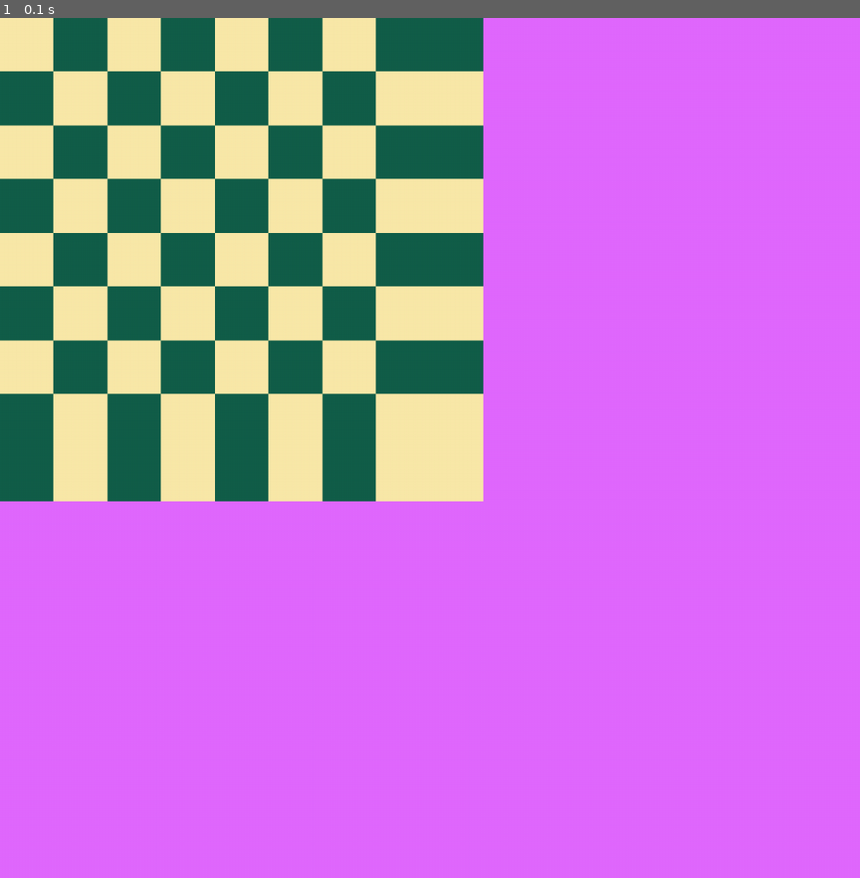
Above: before the commit, frame 1.
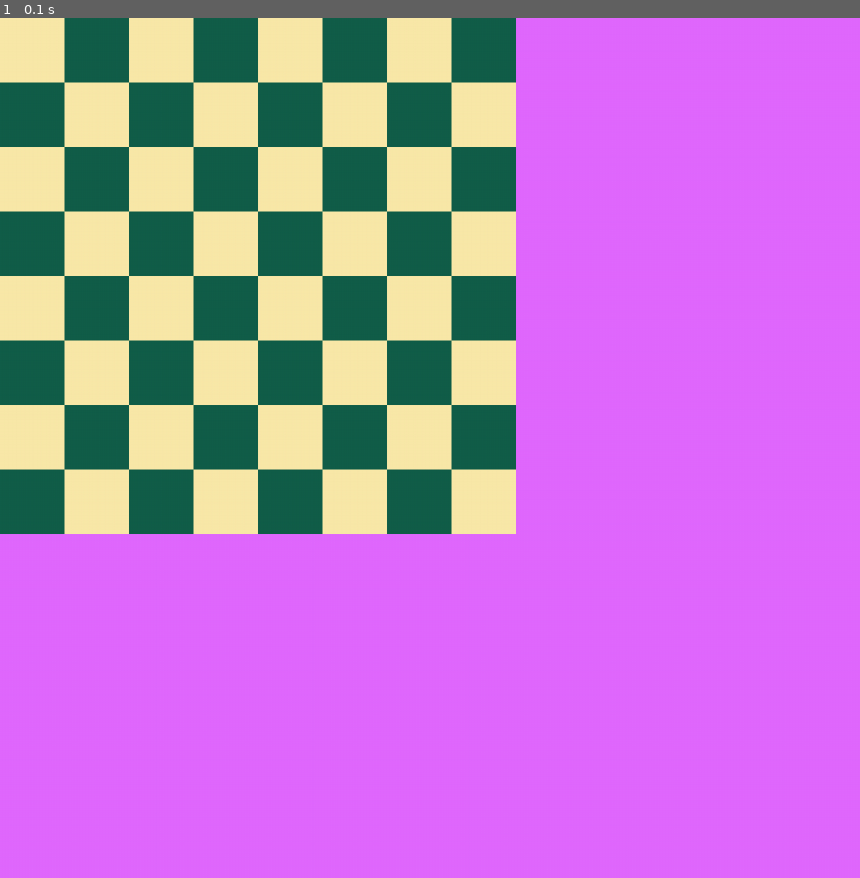
Above: after the commit, the same moment.

Repository: Kronekuto507/chess_pygame
Game: pygame game, started from game.py
Same seed, same stepped clock (60 frames per second), same inputs: the game is played once before the commit and once after it.
Inputs:
- Up to frame 1 (0.1 s): no input

The runs differ from the first frame. In frame 1, 20% of the frame differs, in the area x 0-60%, y 0-60%.

Commit message:
changes in this branch

Diff:
--- a/board/chess.py
+++ b/board/chess.py
@@ -2,8 +2,8 @@
 from pygame.locals import *
 
 
-WIDTH = 1000
-HEIGHT = 1000
+WIDTH = 600
+HEIGHT = 600
 class Board:
     def __init__(self, screen):
 
@@ -24,11 +24,11 @@
 
                 if i%2==0:
                     if j%2==0:
-                        self.draw_cell(self.SIZE*j/2,self.SIZE*i/2, self.starter_color)
+                        self.draw_cell(self.SIZE*j,self.SIZE*i, self.starter_color)
                     else:
-                        self.draw_cell(self.SIZE*j/2,self.SIZE*i/2,self.next_color)
+                        self.draw_cell(self.SIZE*j,self.SIZE*i,self.next_color)
                 else:
                     if j%2==0:
-                        self.draw_cell(self.SIZE*j/2,self.SIZE*i/2, self.next_color)
+                        self.draw_cell(self.SIZE*j,self.SIZE*i, self.next_color)
                     else:
-                        self.draw_cell(self.SIZE*j/2,self.SIZE*i/2,self.starter_color)
+                        self.draw_cell(self.SIZE*j,self.SIZE*i,self.starter_color)
